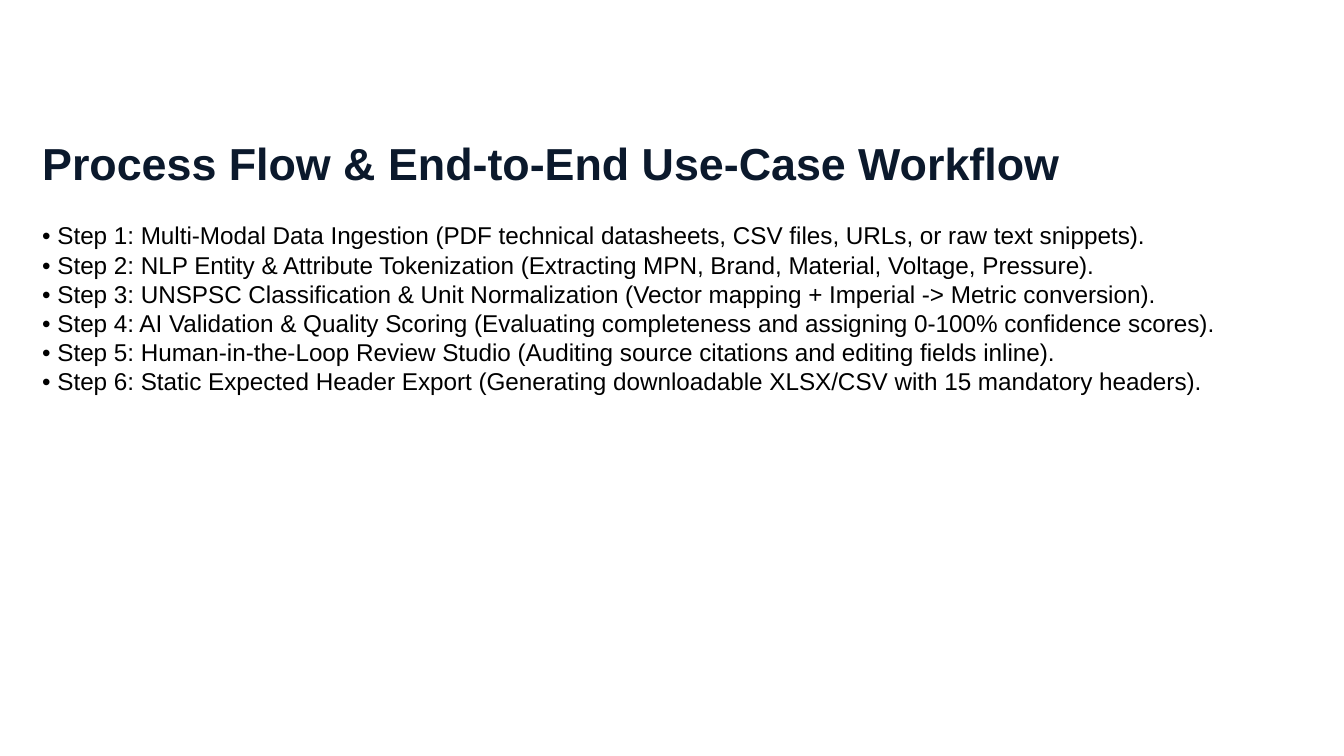
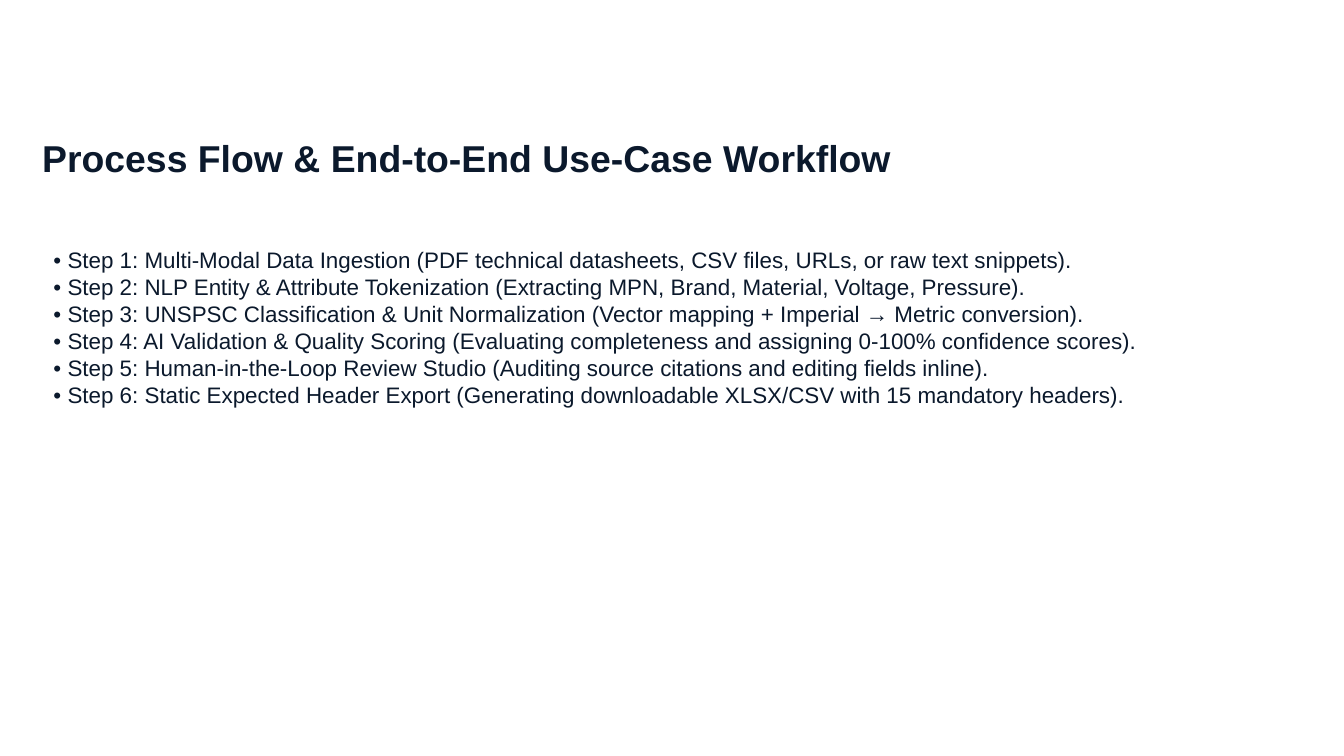
Before and after one commit to aksharsakhi/ProductLens-AI, a slide deck: slide 7 of [EXT] UniHack-Protoype Template .pptx. Drawn at 1344x756 pixels with LibreOffice and Linux fonts; fonts in the diff are those of the drawing; background and template pictures are left out. Boxes give left, top, right and bottom in pixels: in the first picture for what was removed or moved away, otherwise in the second. Text is boxed around its words. In the diff, an @@ line names an element or a change of style, - is before the commit and + after.

Commit message:
fix: slide text overlapping and layout formatting

```diff
--- a/[EXT] UniHack-Protoype Template .pptx
+++ b/[EXT] UniHack-Protoype Template .pptx
@@ text "Process Flow & End-to-End Use-Case ..." at (42,145,890,173): size 24 to 20 pt @@
@@ text at (57,226,1214,395): paragraphs removed @@
-• Step 1: Multi-Modal Data Ingestion (PDF technical datasheets, CSV files, URLs, or raw text snippets).
-• Step 2: NLP Entity & Attribute Tokenization (Extracting MPN, Brand, Material, Voltage, Pressure).
-• Step 3: UNSPSC Classification & Unit Normalization (Vector mapping + Imperial -> Metric conversion).
-• Step 4: AI Validation & Quality Scoring (Evaluating completeness and assigning 0-100% confidence scores).
-• Step 5: Human-in-the-Loop Review Studio (Auditing source citations and editing fields inline).
-• Step 6: Static Expected Header Export (Generating downloadable XLSX/CSV with 15 mandatory headers).
@@ text added at (68,251,1135,408), 12 pt, text #0B192C @@
+• Step 1: Multi-Modal Data Ingestion (PDF technical datasheets, CSV files, URLs, or raw text snippets).
+• Step 2: NLP Entity & Attribute Tokenization (Extracting MPN, Brand, Material, Voltage, Pressure).
+• Step 3: UNSPSC Classification & Unit Normalization (Vector mapping + Imperial → Metric conversion).
+• Step 4: AI Validation & Quality Scoring (Evaluating completeness and assigning 0-100% confidence scores).
+• Step 5: Human-in-the-Loop Review Studio (Auditing source citations and editing fields inline).
+• Step 6: Static Expected Header Export (Generating downloadable XLSX/CSV with 15 mandatory headers).
```
Also in this commit, not shown: 13 other slides changed, 1 slide added, 1 slide removed, 2 other files.
